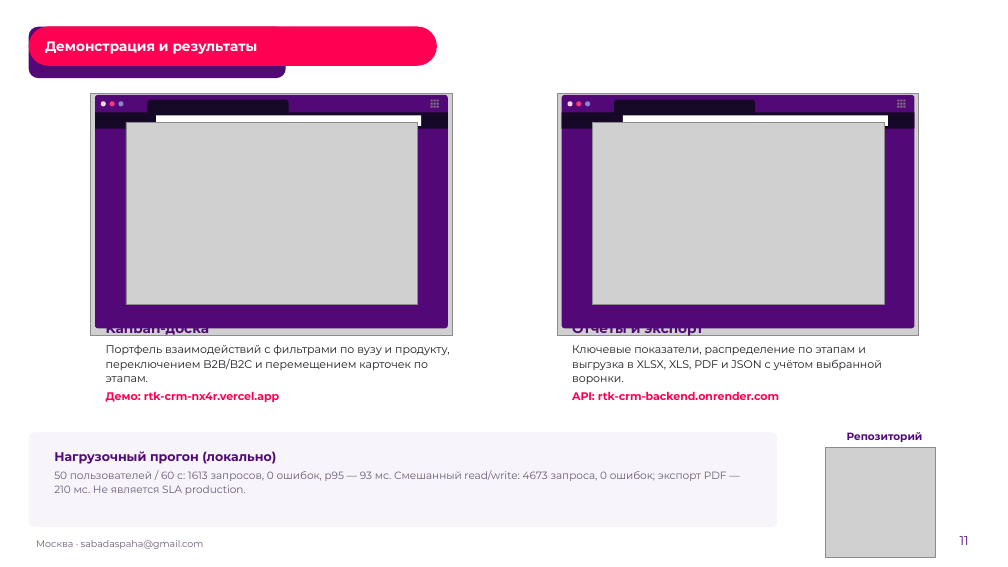
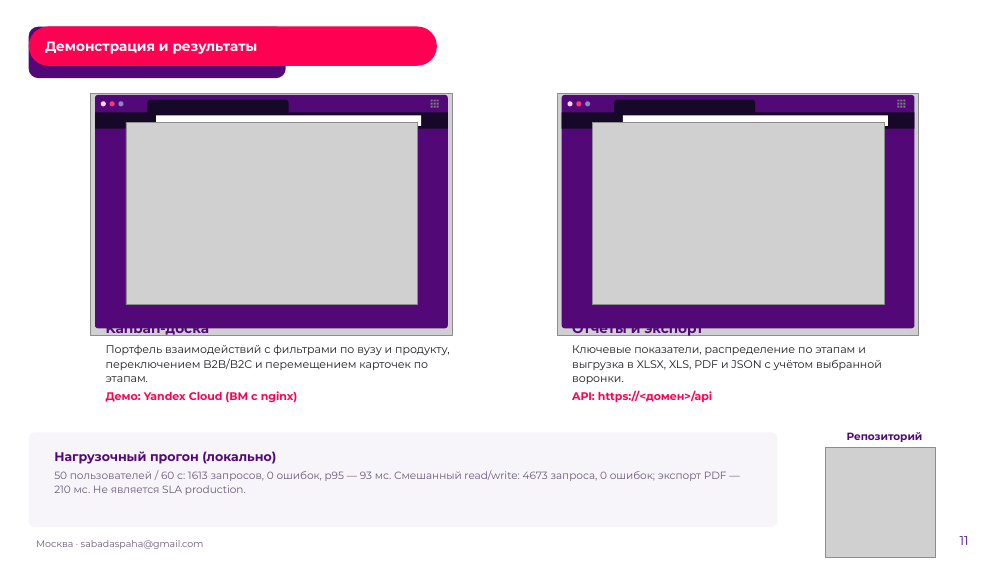
Before and after one commit to Pavel1778/rtk-crm, a slide deck: slide 11 of docs/presentation/RTK-CRM-LCT2026.pptx. Drawn at 1008x567 pixels with LibreOffice and Linux fonts; fonts in the diff are those of the drawing; grey boxes stand for pictures; background and template pictures are left out. Boxes give left, top, right and bottom in pixels: in the first picture for what was removed or moved away, otherwise in the second. Text is boxed around its words. In the diff, an @@ line names an element or a change of style, - is before the commit and + after.

```diff
--- a/docs/presentation/RTK-CRM-LCT2026.pptx
+++ b/docs/presentation/RTK-CRM-LCT2026.pptx
@@ text at (x1=106, y1=391, x2=298, y2=403): text changed @@
-Демо: rtk-crm-nx4r.vercel.app
+Демо: Yandex Cloud (ВМ с nginx)
@@ text at (x1=572, y1=390, x2=712, y2=402): text changed @@
-API: rtk-crm-backend.onrender.com
+API: https://<домен>/api
```
Also in this commit, not shown: 1 other slide changed, 8 other files.
